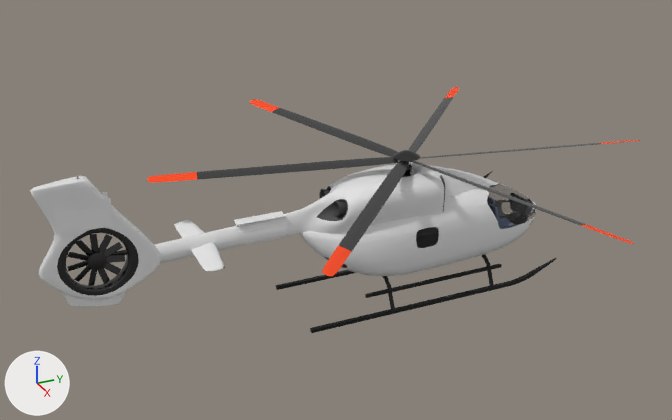
A saved change to the glTF model assets/aircraft/helicopter/helicopter.gltf.
Rendered twice from a 50 mm lens placed at (19.54, -10.78, 11.2), pointed at (-0.27, -1.86, 1.29). Every picture has the same lights, and +X, +Y and +Z are marked at lower left. The picture after the commit comes second. Where no turn or scale is listed for an object, it has been applied to the vertices. Vertices at exactly the same position are counted once.
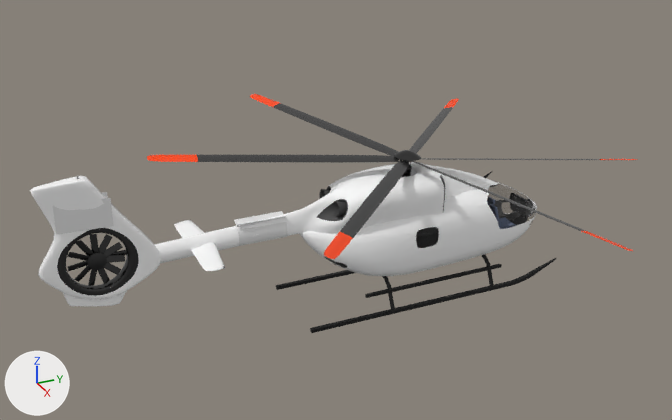
Where the change shows, as pixel boxes (x1, y1, x2, y2) in the pictures (672 x 420 px):
'Cube.007', moved, turned: before (147, 87, 641, 276); after (147, 94, 638, 259)
'Cube.011', recoloured: (174, 220, 224, 271) in both
'Cube.006', recoloured: (63, 291, 127, 306) in both
'Cylinder.001', turned: before (393, 150, 420, 177); after (394, 150, 421, 177)
part 1 of me_cube_001, recoloured: (299, 182, 536, 276) in both
part 2 of me_cube_002, recoloured: (154, 162, 498, 263) in both
part 3 of me_mesh, recoloured: (30, 176, 160, 299) in both

Diff of the bpy script that builds the scene:
```diff
--- a/assets/aircraft/helicopter/helicopter.gltf.py
+++ b/assets/aircraft/helicopter/helicopter.gltf.py
@@ mat_main @@
+mat_main = principled_material('Main')
+mat_main.base_color = (1.0, 1.0, 1.0)  # white #ffffff
+mat_main.roughness = 0.0
@@ me_cube_001 @@
 me_cube_001.from_pydata(...)  # 3638 vertices, 7282 faces; spans x -1.01..1.01, y -3.04..4.07, z 0.62..2.73
 # used by ob_cube; location = (0.0, 0.0, -1.2)
+# me_cube_001 part 1: all 5422 faces that had it switch from mat_material_001 (white #e5e5e5) to mat_main (white #ffffff)
 me_cube_001.materials.append(mat_interior)
@@ me_cube_002 @@
 me_cube_002.from_pydata(...)  # 2235 vertices, 4064 faces; spans x -0.9..0.9, y -8.99..0.47, z -0.6..0.69
 # used by ob_cube_001; location = (0.0, 2.35, 1.5)
+# me_cube_002 part 2: all 3288 faces that had it switch from mat_material_001 (white #e5e5e5) to mat_main (white #ffffff)
 me_cube_002.materials.append(mat_material_009)
@@ me_mesh @@
 me_mesh.from_pydata(...)  # 864 vertices, 1728 faces; spans x -0.18..0.18, y -2.28..0.43, z 2.04..5.05
 # used by ob_cube_002; location = (0.0, -7.0, -1.7)
+# me_mesh part 3: all 1008 faces that had it switch from mat_material_001 (white #e5e5e5) to mat_main (white #ffffff)
 me_mesh.materials.append(mat_material)
@@ me_mesh_002 @@
 me_mesh_002.from_pydata(...)  # 170 vertices, 336 faces; spans x -0.1..0.1, y -1.84..-0.31, z 1.75..2.4
-me_mesh_002.materials.append(mat_material_001)  # white #e5e5e5
+me_mesh_002.materials.append(mat_main)  # white #ffffff
@@ me_mesh_004 @@
 me_mesh_004.from_pydata(...)  # 82 vertices, 144 faces; spans x -1.43..1.43, y -0.34..0.29, z -0.06..0.06
+me_mesh_004.materials.append(mat_main)  # white #ffffff
@@ ob_cube_007 @@
 ob_cube_007.parent = ob_cube
-ob_cube_007.location = (0.0, 0.0, 3.695)
-ob_cube_007.rotation_euler = (0.0, 0.0, -1.257)  # degrees (0, 0, -72)
+ob_cube_007.location = (0.0, 0.0172, 3.694)
+ob_cube_007.rotation_euler = (-0.027, -0.083, -1.256)  # degrees (-1.5, -4.8, -72)
@@ ob_cylinder_001 @@
 ob_cylinder_001.location = (0.0, 0.0, 2.1)
+ob_cylinder_001.rotation_euler = (-0.0873, 0.0, 0.0)  # degrees (-5, 0, 0)
```
